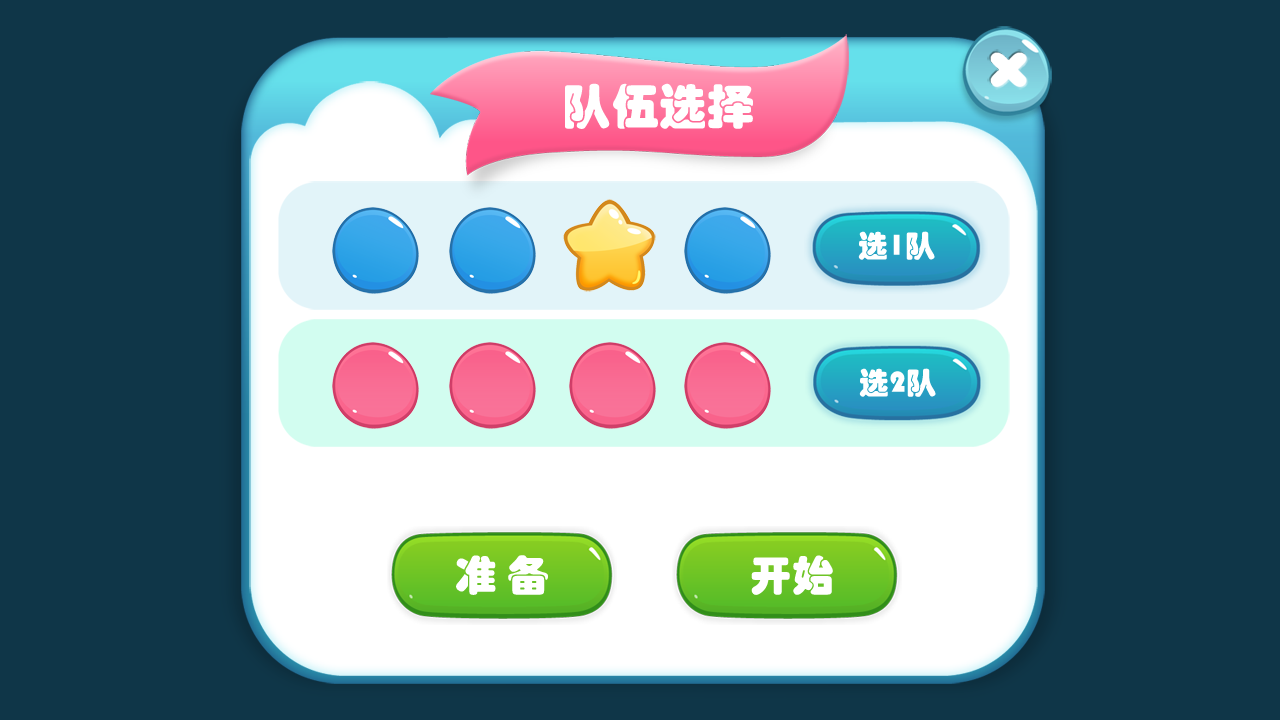
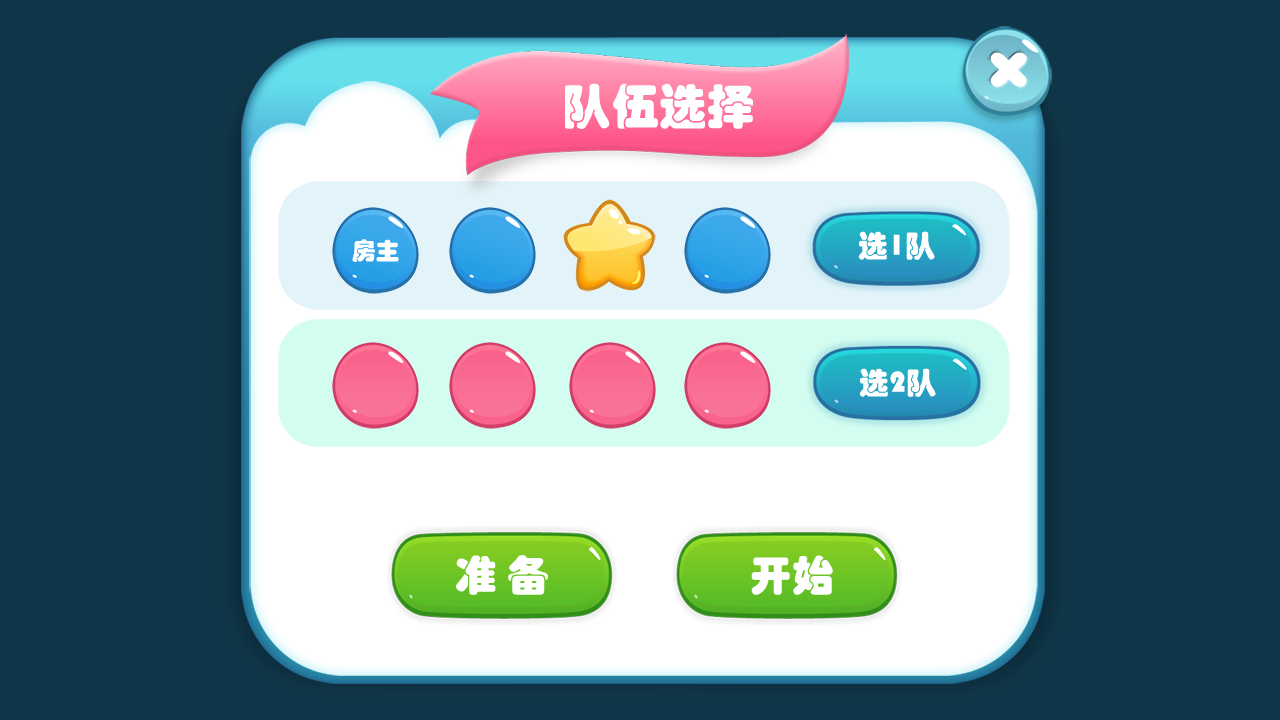
Layered file, before and after one edit (w=1280, h=720). Changes by layer:
added layer "房主" in group "玩家组1" over [352,239,399,262]
